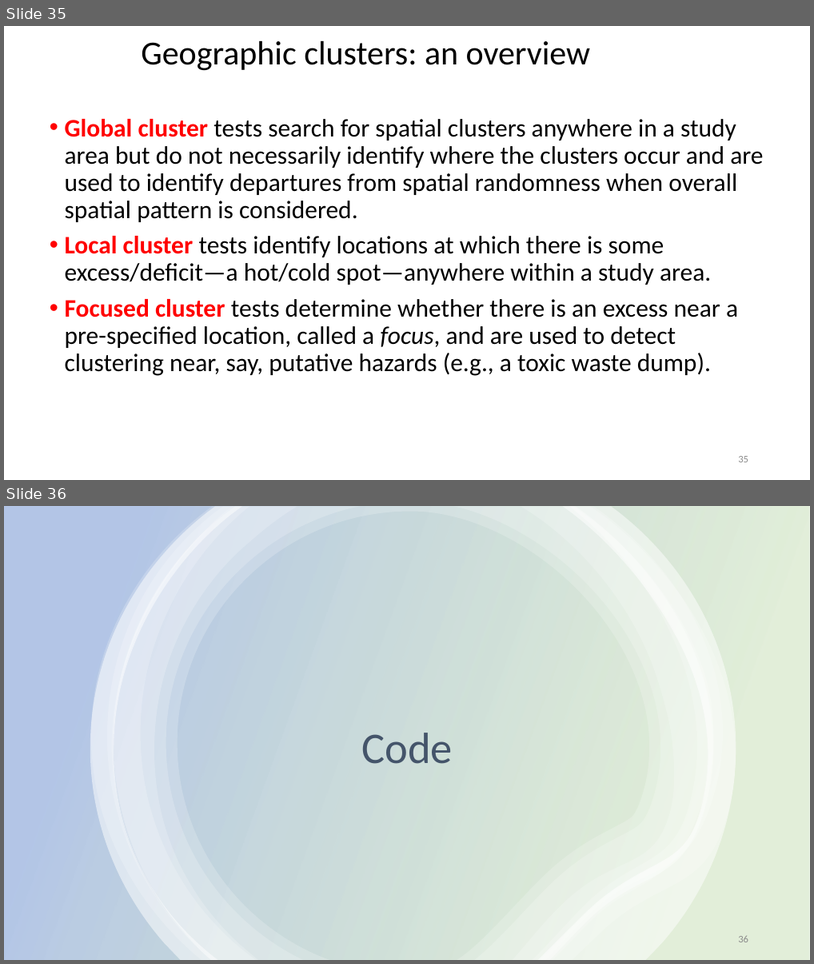
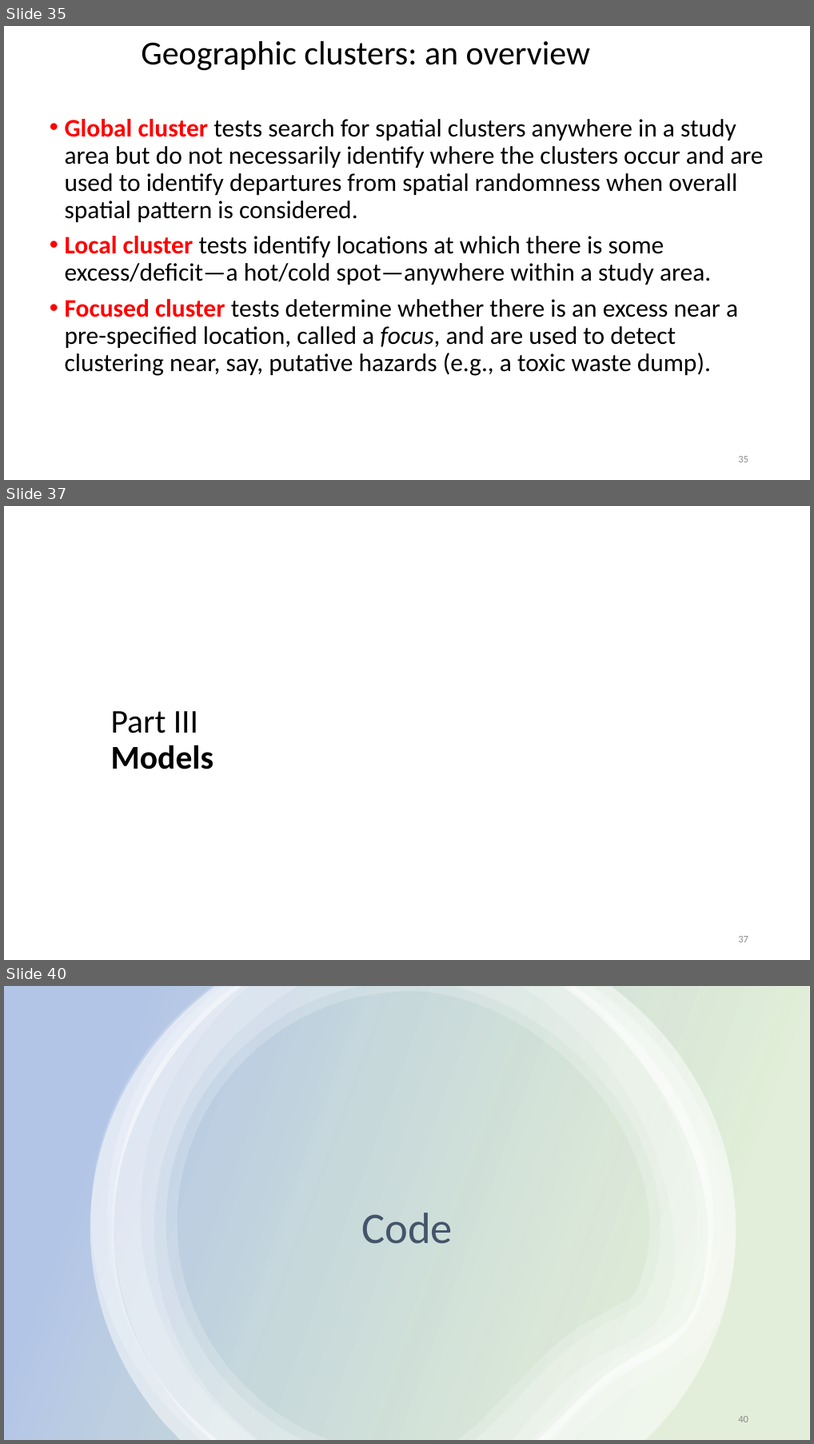
Before and after one commit to rcc-uchicago/spatial_machinelearning, a slide deck: SPATIAL STATISTICS.pptx. Shown one above the other, each under a label of ours: slides 35 and 36 before the commit, slides 35, 37 and 40 after it; the slides between them are not shown. The pictures are 814x964 and 814x1444 pixels, drawn with LibreOffice and Linux fonts; fonts in the diff are those of the drawing. Boxes give left, top, right and bottom in pixels: in the first picture for what was removed or moved away, otherwise in the second. Text is boxed around its words. In the diff, an @@ line names an element or a change of style, - is before the commit and + after.

```diff
--- a/SPATIAL STATISTICS.pptx
+++ b/SPATIAL STATISTICS.pptx
@@ slide 37 added at <box>4,506,810,960</box>, background #FFFFFF @@
@@ title added at <box>111,711,214,769</box>, 39.6 pt, text #000000 @@
+Part III
+Models
@@ page number added at <box>738,936,749,942</box>, 12 pt, text #8C8C8C @@
+37
@@ what was slide 36 is now slide 40 @@
@@ page number at <box>738,1416,749,1422</box>: text changed @@
-36
+40
```
Also in this commit, not shown: 3 other slides added.
